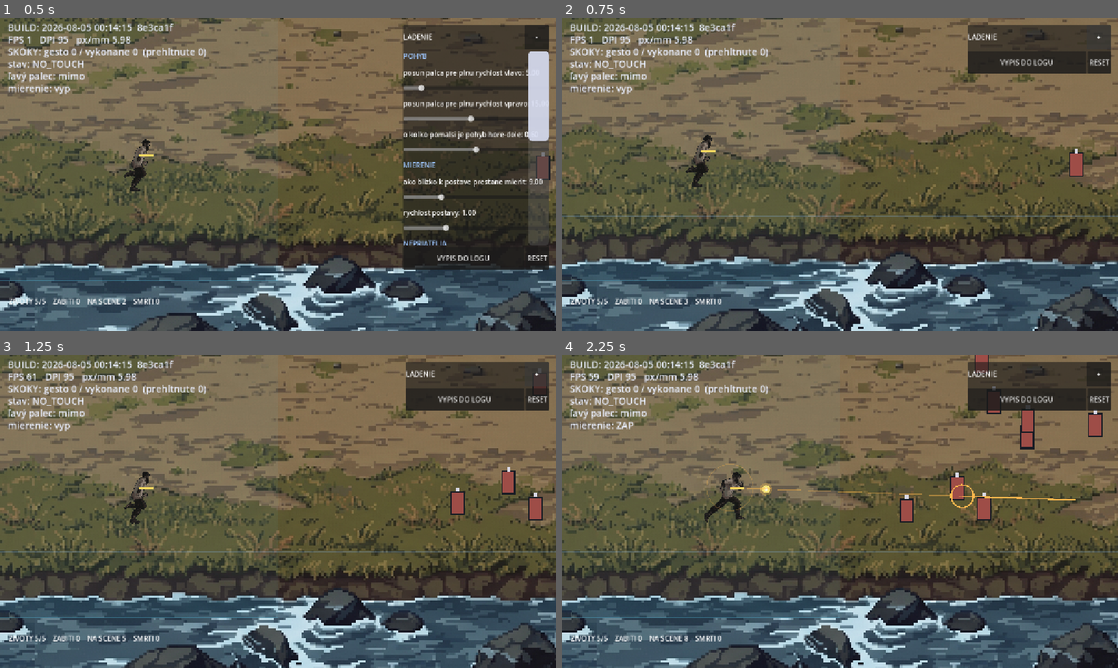
Above: before the commit, frames 1-4 (two rows, left to right).
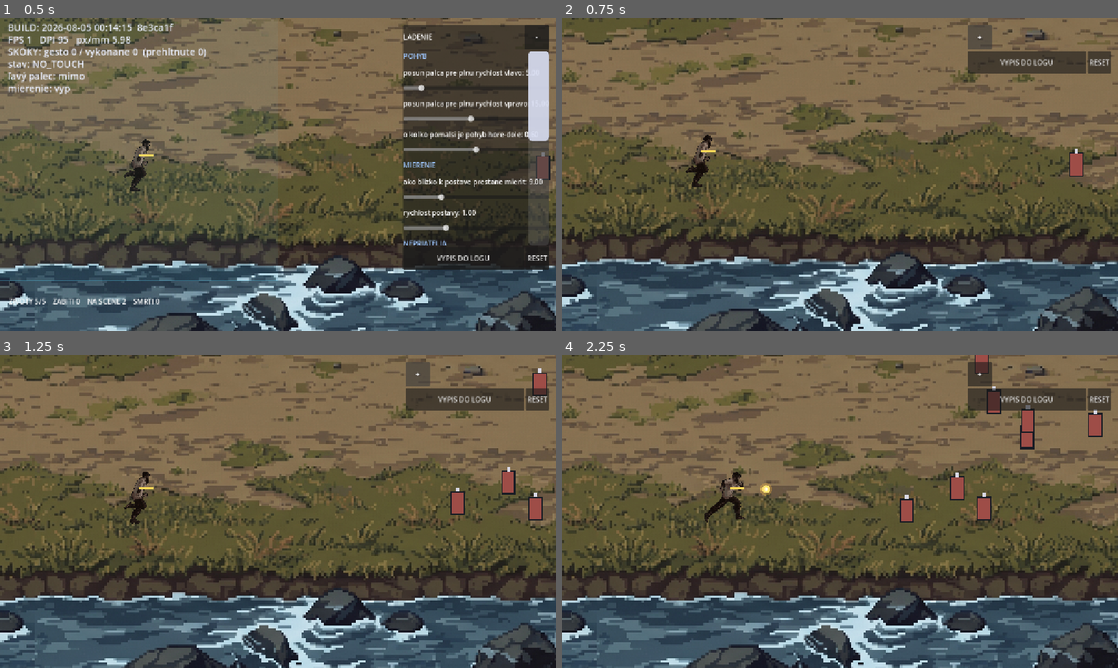
Above: after the commit, the same moments.

Repository: belispav/slavs
Game: Godot game, scene res://scenes/main.tscn
The game is run twice, just before and just after one commit, with the same random seed, the same clock (stepped at 60 frames per second) and the same inputs.
Inputs (mouse positions are in pixels of both pictures, inside the frame that each line leads up to):
- Up to frame 1 (0.5 s): no input
- Up to frame 2 (0.75 s): click "-" at 0.5 s
- Up to frame 3 (1.25 s): no input
- Up to frame 4 (2.25 s): click "+" at 1.25 s; tap Enter (ui_accept) at 2 s; move the mouse to (962, 495) at 2.02 s; hold D from 2.03 s (still down); hold Space from 2.03 s (still down); click (962, 495) at 2.17 s

Frame 1 is identical in both runs. In frame 2, 6.0% of the frame differs, in the area x 0-100%, y 1-92%; in frame 3, 5.9%; in frame 4, 6.2%.

Commit message:
Dead enemies stop hurting, the hurtbox matches the drawing, the panel hides everything
Taking damage with nothing nearby was a killed enemy leaving its collider
standing where it fell. despawn hid it, stopped it moving and stopped bullets
finding it, but left the body on the enemy layer - so walking over the spot cost
a life to something that was not there. It leaves the layer now and rejoins on
spawn.

The hurtbox was sized from the collision box, 43 units against a drawing of 121,
which put it across the hips and nothing else: shots through the chest and head
did nothing. It is derived from the drawing now, 87 units hung from the feet, so
it covers knees to head whatever height the character is rendered at. Still
narrow at 24 units, because arms swing wide and being hit by an elbow is not a
hit anyone would accept.

The collapse button now hides every readout, not just the sliders - the touch
circles, the vectors, the movement rectangle and the counters. They are all
there for tuning and while they are on the game cannot be seen. Anything in the
debug_ui group goes with them, which is how the scoreboard disappears without
the overlay needing to know it exists.

Prompts for objects, and the point that objects do not need the 3D pipeline: a
cage has one frame, so it is generated as an image rather than modelled, rigged
and rendered.

Diff:
--- a/volya/scripts/debug_overlay.gd
+++ b/volya/scripts/debug_overlay.gd
@@ -24,6 +24,31 @@
 var rows: VBoxContainer
 var value_labels: Dictionary = {}
 var _font: Font
+var _title: Label
+var _toggle: Button
+
+
+## Show or hide every tuning readout at once.
+##
+## Anything in the "debug_ui" group goes with it, which is how the scoreboard in
+## main.gd disappears too - the overlay has no business knowing that node exists.
+func _set_debug_visible(on: bool) -> void:
+	scroll.visible = on
+	if _title != null:
+		_title.visible = on
+	if _toggle != null:
+		_toggle.text = "-" if on else "+"
+	if draw_layer != null:
+		draw_layer.visible = on
+	if panel != null:
+		# Transparent when collapsed, so only the small button remains.
+		panel.self_modulate.a = 1.0 if on else 0.0
+	for node in get_tree().get_nodes_in_group("debug_ui"):
+		node.visible = on
+	# The area the panel blocks from gameplay touches is recomputed every frame
+	# in _process from its own rectangle, which shrinks with it. Nothing to do
+	# here - and calling something that does not exist would take the whole
+	# script down with it.
 
 
 func _ready() -> void:
@@ -71,13 +96,17 @@
 	title.size_flags_horizontal = Control.SIZE_EXPAND_FILL
 	head.add_child(title)
 
+	_title = title
 	var toggle := Button.new()
 	toggle.text = "-"
 	toggle.custom_minimum_size = Vector2(56, 56)
 	head.add_child(toggle)
+	_toggle = toggle
 	toggle.pressed.connect(func() -> void:
-		scroll.visible = not scroll.visible
-		toggle.text = "-" if scroll.visible else "+"
+		# Everything, not just the sliders. The touch circles, the vectors, the
+		# movement rectangle and the counters are all readouts for tuning, and
+		# while they are on there is no way to see the game itself.
+		_set_debug_visible(not scroll.visible)
 	)
 
 	# Posuvniky su v scrollovacom okne, aby panel nikdy nepretiekol mimo displej,
--- a/volya/scripts/enemy.gd
+++ b/volya/scripts/enemy.gd
@@ -72,6 +72,7 @@
 	active = true
 	show()
 	set_physics_process(true)
+	set_deferred("collision_layer", Tuning.LAYER_ENEMY)
 	set_deferred("monitorable", true)
 	_hurtbox.set_deferred("monitorable", true)
 	queue_redraw()
@@ -83,6 +84,11 @@
 	set_physics_process(false)
 	if _hurtbox != null:
 		_hurtbox.set_deferred("monitorable", false)
+	# The body itself has to leave the enemy layer too, not just stop moving and
+	# stop being drawn. Without this a killed enemy leaves its collider standing
+	# where it fell, and walking over that spot costs a life to something
+	# invisible that is not there.
+	set_deferred("collision_layer", 0)
 
 
 ## Called by the player's bullets (via the hurtbox).
--- a/volya/scripts/main.gd
+++ b/volya/scripts/main.gd
@@ -256,6 +256,8 @@
 	add_child(layer)
 	hud = Label.new()
 	hud.position = Vector2(20, 640)
+	# Goes away with the rest of the tuning readouts when the panel is collapsed.
+	hud.add_to_group("debug_ui")
 	layer.add_child(hud)
 
 
--- a/volya/scripts/player.gd
+++ b/volya/scripts/player.gd
@@ -12,6 +12,7 @@
 var hp: int = Tuning.PLAYER_MAX_HP
 var _iframes: float = 0.0
 var _hurtbox: Area2D
+var _hurt_shape: CollisionShape2D
 
 var aim_dir: Vector2 = Vector2.RIGHT
 var facing: int = 1
@@ -73,11 +74,11 @@
 	_hurtbox.collision_layer = 0
 	_hurtbox.collision_mask = Tuning.LAYER_ENEMY
 	add_child(_hurtbox)
-	var hs := CollisionShape2D.new()
+	_hurt_shape = CollisionShape2D.new()
 	var hrect := RectangleShape2D.new()
-	hrect.size = SIZE * 0.8           # small hurtbox, favours the player
-	hs.shape = hrect
-	_hurtbox.add_child(hs)
+	hrect.size = SIZE * 0.8           # replaced once the drawing is known
+	_hurt_shape.shape = hrect
+	_hurtbox.add_child(_hurt_shape)
 	_hurtbox.body_entered.connect(_on_body_touched)
 
 	_build_sprite()
@@ -132,9 +133,26 @@
 	# Feet sit on the bottom of the box, so measure up from there.
 	var drawn: float = (height - margin) * Tuning.PLAYER_SPRITE_SCALE
 	_muzzle_height = drawn * Tuning.MUZZLE_HEIGHT_FRACTION - SIZE.y * 0.5
+	_fit_hurtbox(drawn)
 
 	add_child(_sprite)
 	_sprite.play()
+
+
+## Match the hurt area to the character that is actually drawn.
+##
+## Sized from the drawing and hung from the feet, so it covers the body from
+## about the knees to the top of the head however tall the character is
+## rendered. Narrower than the drawing on purpose: arms swing wide, and being
+## hit by an elbow is not a hit anyone would accept.
+func _fit_hurtbox(drawn_height: float) -> void:
+	var rect := _hurt_shape.shape as RectangleShape2D
+	if rect == null:
+		return
+	var tall: float = drawn_height * Tuning.PLAYER_HURT_HEIGHT_FRACTION
+	rect.size = Vector2(Tuning.PLAYER_HURT_WIDTH, tall)
+	# Feet are at +SIZE.y/2; hang the box from there so it sits on the body.
+	_hurt_shape.position.y = SIZE.y * 0.5 - tall * 0.5 - (drawn_height - tall) * 0.5
 
 
 ## The field, given as where the character's feet may stand.
--- a/volya/scripts/tuning.gd
+++ b/volya/scripts/tuning.gd
@@ -52,6 +52,20 @@
 
 ## Used when no sprite has been rendered yet and the grey box is drawn instead.
 const MUZZLE_HEIGHT_FALLBACK: float = 18.0
+
+## The player's hurt area, as fractions of the DRAWING rather than of the
+## collision box.
+##
+## The collision box is 54 units tall and the drawing is over twice that, so a
+## hurtbox sized from the box covered the hips and nothing else - shots passed
+## through the chest and head with no effect, which reads as the game not
+## registering hits.
+##
+## Still deliberately smaller than the picture. Narrow, because arms swing wide
+## and being hit by the shadow of an elbow is not what design pillar 1 means by
+## favouring the player.
+const PLAYER_HURT_HEIGHT_FRACTION: float = 0.72
+const PLAYER_HURT_WIDTH: float = 24.0
 
 # --- Player survivability ---
 const PLAYER_MAX_HP: int = 5
